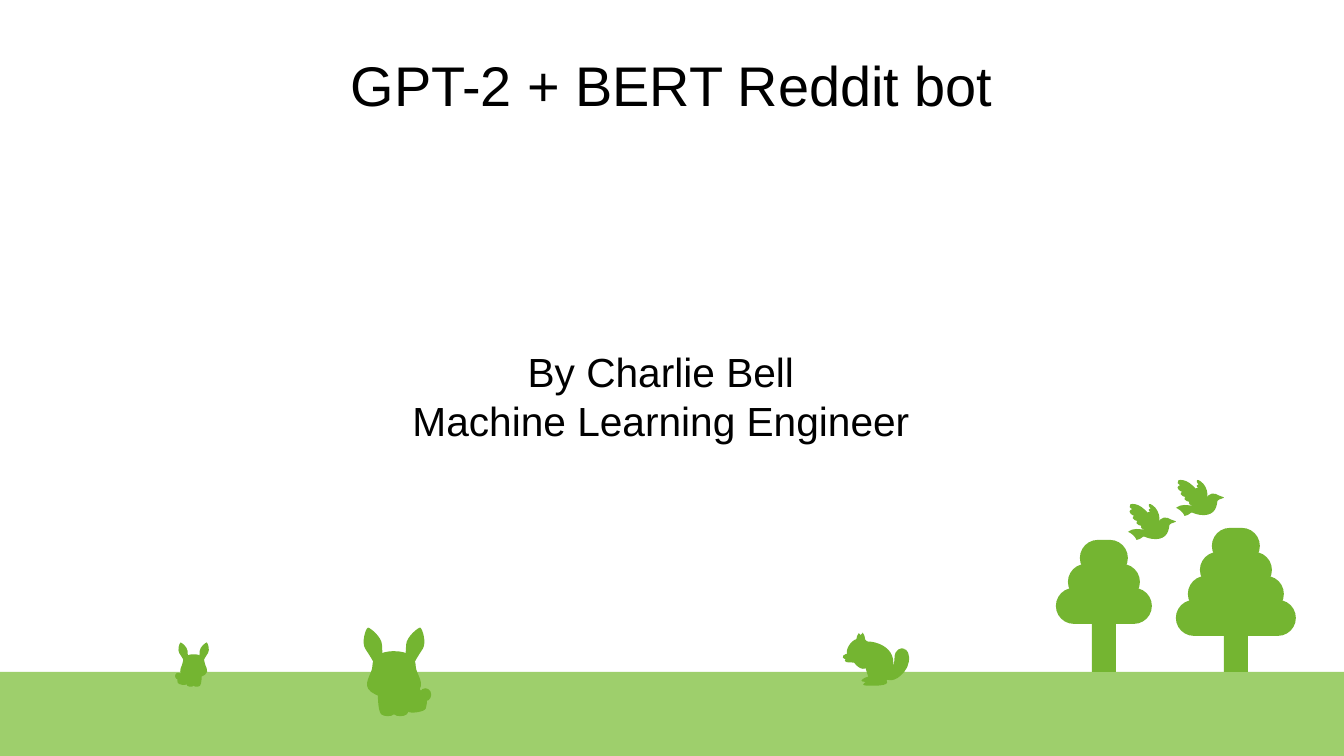
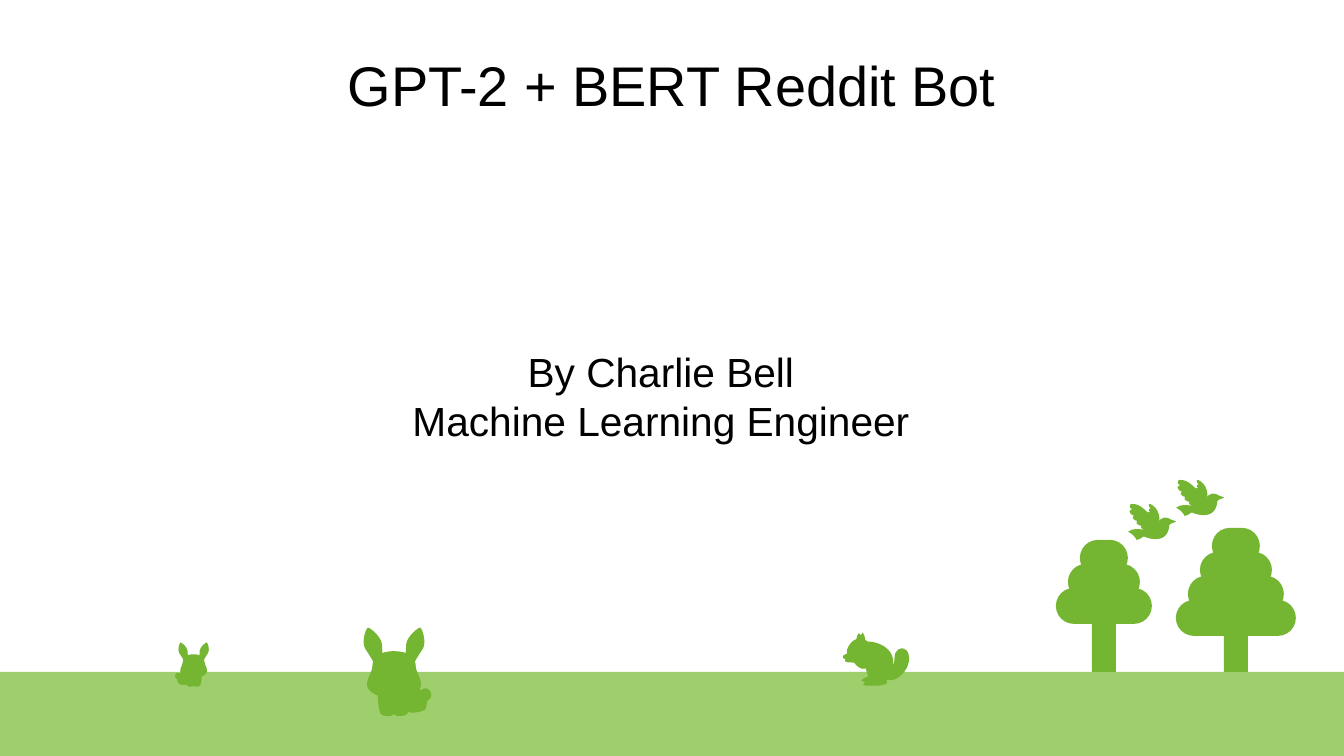
Before and after one commit to Charlie-Bell/final-project-spiced, a slide deck: slide 1 of presentation.odp. Drawn at 1344x756 pixels with LibreOffice and Linux fonts; fonts in the diff are those of the drawing. Boxes give left, top, right and bottom in pixels: in the first picture for what was removed or moved away, otherwise in the second. Text is boxed around its words. In the diff, an @@ line names an element or a change of style, - is before the commit and + after.

```diff
--- a/presentation.odp
+++ b/presentation.odp
@@ title at (x1=348, y1=65, x2=996, y2=107): text changed @@
-GPT-2 + BERT Reddit bot
+GPT-2 + BERT Reddit Bot
```
Also in this commit, not shown: 3 other slides changed, 2 slides added.
